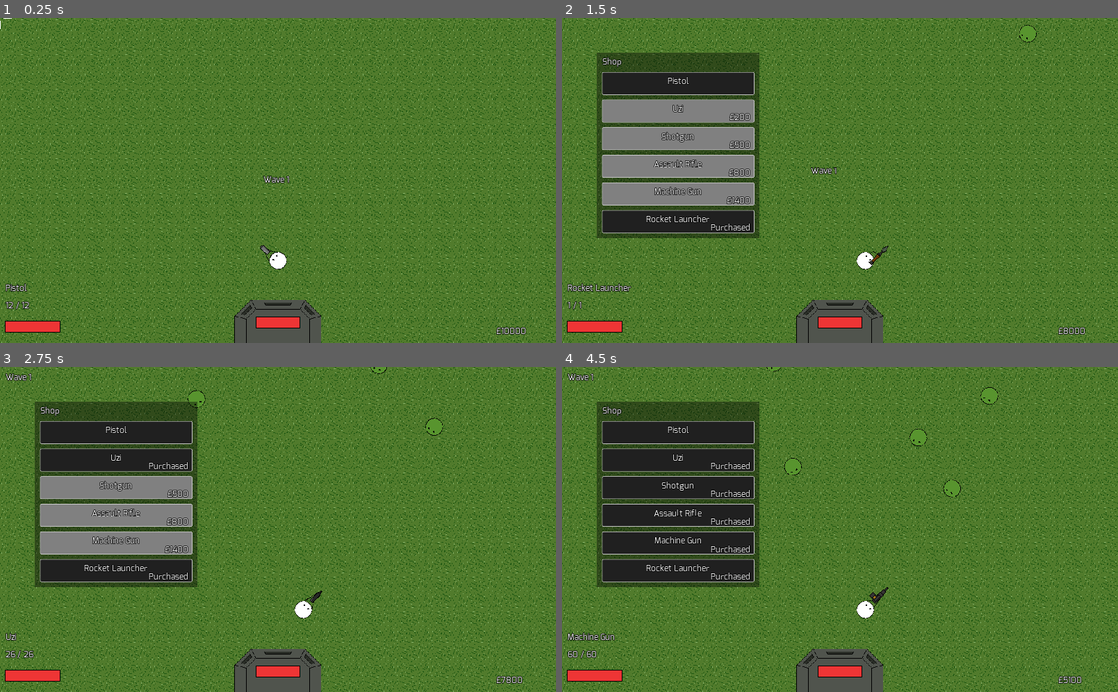
Above: before the commit, frames 1-4 (two rows, left to right).
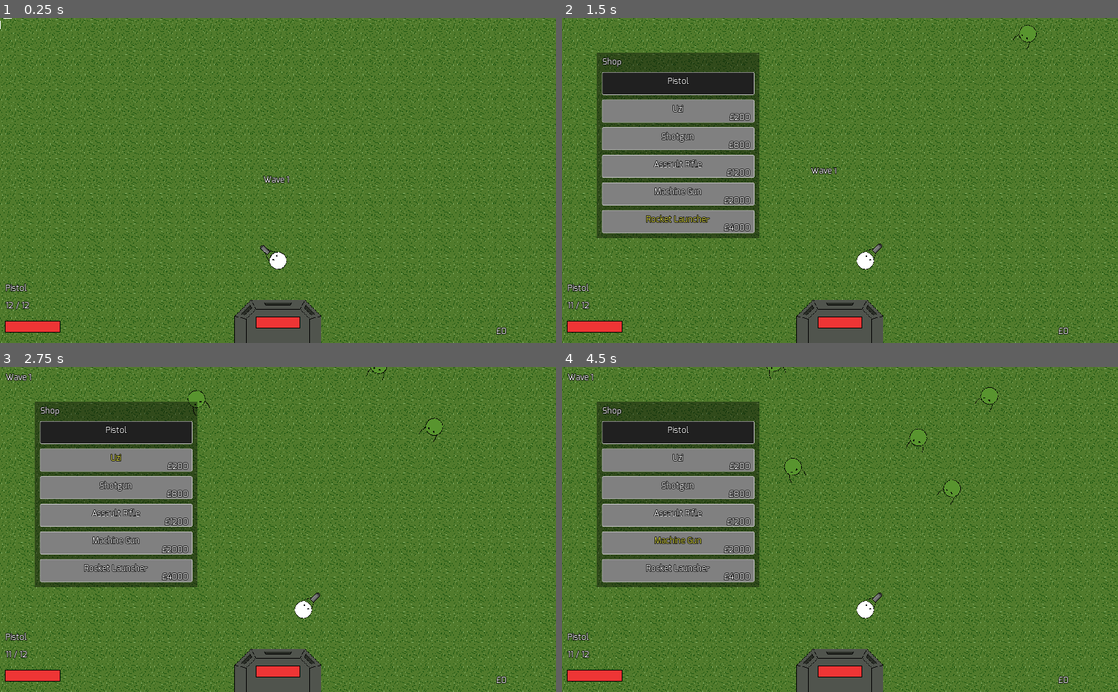
Above: after the commit, the same moments.

Repository: LukeSSJ/Zombies
Game: Godot game, scene res://Main.tscn
The game is run twice, just before and just after one commit, with the same random seed, the same clock (stepped at 60 frames per second) and the same inputs.
Inputs (mouse positions are in pixels of both pictures, inside the frame that each line leads up to):
- Up to frame 1 (0.25 s): no input
- Up to frame 2 (1.5 s): tap Enter at 0.5 s; move the mouse to (962, 164) at 0.52 s; press the mouse at (962, 164) at 0.53 s; hold D (ui_right) 0.53-1.25 s; tap Tab (shop) at 0.77 s; release the mouse at (962, 164) at 1.25 s; click "Rocket Launcher" at 1.25 s
- Up to frame 3 (2.75 s): click "Uzi" at 2 s
- Up to frame 4 (4.5 s): click "Shotgun" at 2.75 s; click "Assault Rifle" at 3.5 s; click "Machine Gun" at 4.25 s

The runs differ from the first frame. In frame 1, less than 0.1% of the frame differs, in the area x 90-95%, y 95-98%; in frame 2, 2.3%; in frame 3, 3.9%; in frame 4, 9.1%, in the area x 0-94%, y 0-98%.

Commit message:
Rebalancing, Zombie arms and Reload fixes

Diff:
--- a/Global.gd
+++ b/Global.gd
@@ -3,6 +3,8 @@
 var root
 var player
 var base
+
+var can_pause = false
 
 onready var Paused = $Paused
 
@@ -11,7 +13,7 @@
 	Paused.hide()
 
 func _unhandled_key_input(event):
-	if event.pressed:
+	if event.pressed and can_pause:
 		if event.scancode == KEY_ESCAPE:
 			var paused = not get_tree().paused
 			get_tree().paused = paused
--- a/Main.gd
+++ b/Main.gd
@@ -16,10 +16,12 @@
 onready var WaveNumber = $UI/Wave/HBoxContainer/Label2
 onready var GameOver = $UI/GameOver
 onready var YouSurvived = $UI/GameOver/Content/VBoxContainer/YouSurvived
+onready var TotalKills = $UI/GameOver/Content/VBoxContainer/TotalKills
 onready var Retry = $UI/GameOver/Content/VBoxContainer/Retry
 onready var AP = $AP
 
 var wave = 0
+var kills = 0
 var active = true
 var zombies_to_spawn = 0
 var zombies_left = 0
@@ -30,6 +32,7 @@
 	Global.root = self
 	Global.player = $Player
 	Global.base = $Base
+	Global.can_pause = true
 
 	Global.player.connect("dead", self, "game_over")
 	Global.base.connect("dead", self, "game_over")
@@ -77,6 +80,7 @@
 	return ZombieTypes[0][0]
 
 func zombie_killed(zombie):
+	kills += 1
 	Global.player.add_money(zombie.money_gained)
 	zombies_left -= 1
 	if zombies_left == 0:
@@ -88,8 +92,10 @@
 	if not active:
 		return
 
+	Global.can_pause = false
 	active = false
-	YouSurvived.text = str("You survived to wave " + str(wave))
+	YouSurvived.text = "You survived to wave " + str(wave)
+	TotalKills.text = "Total Kills: " + str(kills)
 	GameOver.show()
 	Global.player.lose()
 
--- a/Main.tscn
+++ b/Main.tscn
@@ -164,7 +164,7 @@
 margin_top = -70.0
 margin_right = 150.0
 margin_bottom = 70.0
-rect_min_size = Vector2( 300, 140 )
+rect_min_size = Vector2( 300, 180 )
 theme = ExtResource( 7 )
 __meta__ = {
 "_edit_use_anchors_": false
@@ -185,7 +185,7 @@
 margin_left = 10.0
 margin_top = 10.0
 margin_right = 290.0
-margin_bottom = 130.0
+margin_bottom = 170.0
 custom_constants/separation = 20
 __meta__ = {
 "_edit_use_anchors_": false
@@ -204,10 +204,17 @@
 text = "You survived to wave X"
 align = 1
 
+[node name="TotalKills" type="Label" parent="UI/GameOver/Content/VBoxContainer"]
+margin_top = 74.0
+margin_right = 280.0
+margin_bottom = 91.0
+text = "Total kills: X"
+align = 1
+
 [node name="Retry" type="Button" parent="UI/GameOver/Content/VBoxContainer"]
-margin_top = 74.0
-margin_right = 280.0
-margin_bottom = 116.0
+margin_top = 111.0
+margin_right = 280.0
+margin_bottom = 153.0
 text = "Retry"
 
 [node name="AP" type="AnimationPlayer" parent="."]
--- /dev/null
+++ b/bullet/ShotgunBullet.tscn
@@ -0,0 +1,9 @@
+[gd_scene load_steps=2 format=2]
+
+[ext_resource path="res://bullet/Bullet.tscn" type="PackedScene" id=1]
+
+[node name="ShotgunBullet" instance=ExtResource( 1 )]
+free_on_hit = false
+
+[node name="Timer" parent="." index="2"]
+wait_time = 0.3
--- a/player/Player.gd
+++ b/player/Player.gd
@@ -13,7 +13,7 @@
 var weapon_selected = 0
 var weapon_unlocked = []
 
-var money = 0 + 10000
+var money = 0
 
 onready var Weapons = $Weapons.get_children()
 onready var ActiveWeapon = Weapons[weapon_selected]
--- a/player/Player.tscn
+++ b/player/Player.tscn
@@ -55,7 +55,6 @@
 
 [node name="Shotgun" parent="Weapons" instance=ExtResource( 11 )]
 visible = false
-Bullet = SubResource( 3 )
 
 [node name="AssaultRifle" parent="Weapons" instance=ExtResource( 8 )]
 visible = false
--- a/player/Shop.tscn
+++ b/player/Shop.tscn
@@ -61,22 +61,22 @@
 margin_top = 104.0
 margin_bottom = 146.0
 text = "Shotgun"
-cost = 500
+cost = 800
 
 [node name="AssaultRifle" parent="Content/VBox/WeaponButtons" instance=ExtResource( 2 )]
 margin_top = 156.0
 margin_bottom = 198.0
 text = "Assault Rifle"
-cost = 800
+cost = 1200
 
 [node name="MachineGun" parent="Content/VBox/WeaponButtons" instance=ExtResource( 2 )]
 margin_top = 208.0
 margin_bottom = 250.0
 text = "Machine Gun"
-cost = 1400
+cost = 2000
 
 [node name="RocketLauncher" parent="Content/VBox/WeaponButtons" instance=ExtResource( 2 )]
 margin_top = 260.0
 margin_bottom = 302.0
 text = "Rocket Launcher"
-cost = 2000
+cost = 4000
--- a/weapon/MachineGun.tscn
+++ b/weapon/MachineGun.tscn
@@ -31,7 +31,7 @@
 tracks/0/imported = false
 tracks/0/enabled = true
 tracks/0/keys = {
-"times": PoolRealArray( 2 ),
+"times": PoolRealArray( 1.6 ),
 "transitions": PoolRealArray( 1 ),
 "values": [ {
 "args": [  ],
@@ -58,7 +58,7 @@
 "start_offset": 0.0,
 "stream": ExtResource( 4 )
 } ],
-"times": PoolRealArray( 0, 1.3, 1.7 )
+"times": PoolRealArray( 0, 1.1, 1.4 )
 }
 tracks/2/type = "value"
 tracks/2/path = NodePath("Sprite:frame")
@@ -67,7 +67,7 @@
 tracks/2/imported = false
 tracks/2/enabled = true
 tracks/2/keys = {
-"times": PoolRealArray( 0, 0.3, 0.5, 0.7, 1.1, 1.3, 1.5, 1.7 ),
+"times": PoolRealArray( 0, 0.2, 0.4, 0.6, 1, 1.2, 1.4, 1.6 ),
 "transitions": PoolRealArray( 1, 1, 1, 1, 1, 1, 1, 1 ),
 "update": 1,
 "values": [ 1, 2, 3, 4, 3, 2, 1, 0 ]
--- a/weapon/RockerLauncher.tscn
+++ b/weapon/RockerLauncher.tscn
@@ -65,7 +65,7 @@
 "values": [ 1, 2, 3, 4, 0 ]
 }
 
-[node name="RockerLauncher" instance=ExtResource( 1 )]
+[node name="RocketLauncher" instance=ExtResource( 1 )]
 weapon_name = "Rocket Launcher"
 max_ammo = 1
 damage = 50
--- a/weapon/Shotgun.tscn
+++ b/weapon/Shotgun.tscn
@@ -1,9 +1,10 @@
-[gd_scene load_steps=7 format=2]
+[gd_scene load_steps=8 format=2]
 
 [ext_resource path="res://weapon/WeaponBase.tscn" type="PackedScene" id=1]
 [ext_resource path="res://weapon/shotgun.png" type="Texture" id=2]
 [ext_resource path="res://sfx/reload1.wav" type="AudioStream" id=3]
 [ext_resource path="res://sfx/reload2.wav" type="AudioStream" id=4]
+[ext_resource path="res://bullet/ShotgunBullet.tscn" type="PackedScene" id=5]
 
 [sub_resource type="Animation" id=2]
 length = 0.001
@@ -72,6 +73,7 @@
 weapon_name = "Shotgun"
 max_ammo = 2
 shotgun = true
+Bullet = ExtResource( 5 )
 
 [node name="Sprite" parent="." index="0"]
 texture = ExtResource( 2 )
--- a/weapon/WeaponBase.gd
+++ b/weapon/WeaponBase.gd
@@ -18,6 +18,7 @@
 
 var ammo
 var can_shoot = true
+var reloading = false
 
 func _ready():
 	TimerShoot.connect("timeout", self, "can_shoot_again")
@@ -73,13 +74,16 @@
 	can_shoot = true
 
 func reload():
-	if AP.current_animation != "reload" and ammo != max_ammo:
+	if not reloading and ammo != max_ammo:
 		can_shoot = false
+		reloading = true
 		TimerShoot.stop()
+		AP.stop()
 		AP.play("reload")
 
 func reload_done():
 	can_shoot = true
+	reloading = false
 	ammo = max_ammo
 	update_ammo()
 
--- a/zombie/ArmouredZombie.tscn
+++ b/zombie/ArmouredZombie.tscn
@@ -8,7 +8,7 @@
 WALK_SPEED = 60
 knockback_mod = 0.5
 damage = 40
-money_gained = 50
+money_gained = 30
 
 [node name="Sprite" parent="." index="0"]
 texture = ExtResource( 2 )
--- a/zombie/BufferZombie.tscn
+++ b/zombie/BufferZombie.tscn
@@ -5,6 +5,7 @@
 [ext_resource path="res://bullet/BuffExplosion.tscn" type="PackedScene" id=3]
 
 [node name="BufferZombie" instance=ExtResource( 1 )]
+money_gained = 40
 Explosion = ExtResource( 3 )
 
 [node name="Sprite" parent="." index="0"]
--- a/zombie/ExplosiveZombie.tscn
+++ b/zombie/ExplosiveZombie.tscn
@@ -6,6 +6,7 @@
 
 [node name="ExplosiveZombie" instance=ExtResource( 1 )]
 WALK_SPEED = 100
+money_gained = 30
 Explosion = ExtResource( 2 )
 
 [node name="Sprite" parent="." index="0"]
--- a/zombie/FastZombie.tscn
+++ b/zombie/FastZombie.tscn
@@ -10,7 +10,7 @@
 hp = 80
 WALK_SPEED = 140
 damage = 20
-money_gained = 40
+money_gained = 30
 
 [node name="Sprite" parent="." index="0"]
 texture = ExtResource( 2 )
--- a/zombie/Zombie.tscn
+++ b/zombie/Zombie.tscn
@@ -15,6 +15,7 @@
 script = ExtResource( 2 )
 
 [node name="Sprite" type="Sprite" parent="."]
+position = Vector2( 5, 0 )
 texture = ExtResource( 1 )
 
 [node name="CollisionShape2D" type="CollisionShape2D" parent="."]
Binary file changed: zombie/armoured_zombie.png
Binary file changed: zombie/buffer_zombie.png
Binary file changed: zombie/explosive_zombie.png
Binary file changed: zombie/fast_zombie.png
Binary file changed: zombie/tank.png
Binary file changed: zombie/zombie.png
